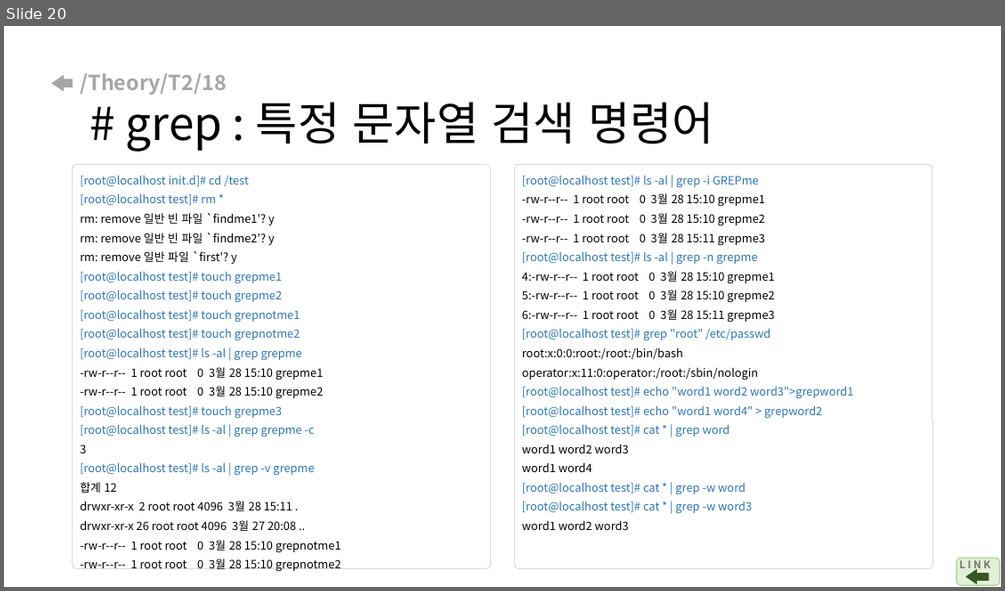
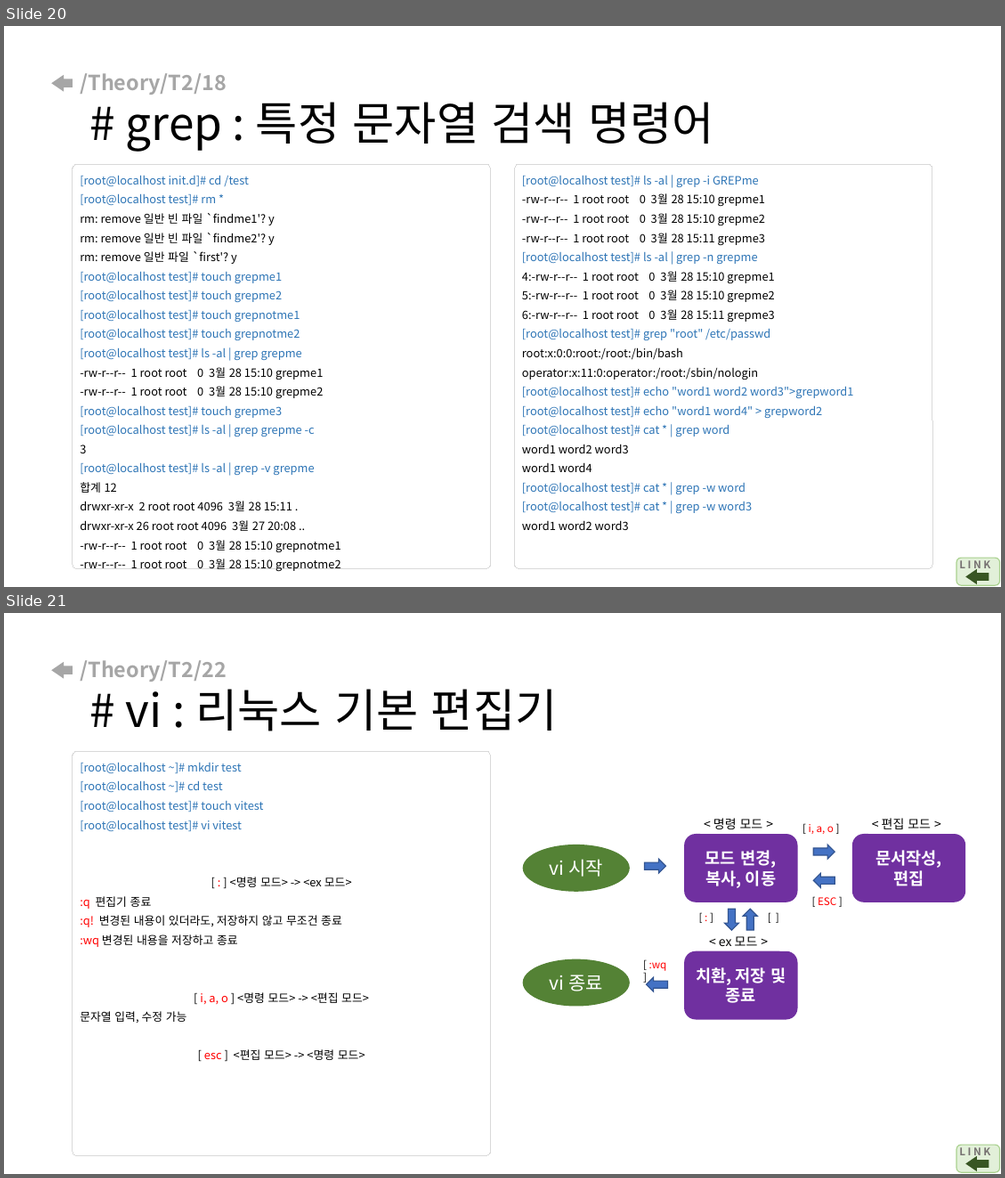
Before and after one commit to arizona95/CyberTraining, a slide deck: Lecture/Cybersecurity_for_national_Defense_23_2/리눅스 명령어.pptx. Shown one above the other, each under a label of ours: slide 20 before the commit, slides 20 and 21 after it. The pictures are 1005x591 and 1005x1178 pixels, drawn with LibreOffice and Linux fonts; fonts in the diff are those of the drawing. Boxes give left, top, right and bottom in pixels: in the first picture for what was removed or moved away, otherwise in the second. Text is boxed around its words. In the diff, an @@ line names an element or a change of style, - is before the commit and + after.

```diff
--- a/Lecture/Cybersecurity_for_national_Defense_23_2/리눅스 명령어.pptx
+++ b/Lecture/Cybersecurity_for_national_Defense_23_2/리눅스 명령어.pptx
@@ slide 21 added at (4,613,1001,1174), background #FFFFFF @@
@@ right arrow added at (51,662,72,679), fill #A6A6A6 @@
@@ title added at (80,660,558,731), 20 pt, text #A6A6A6, bold @@
+/Theory/T2/22
+# vi : 리눅스 기본 편집기
@@ rounded rectangle added at (73,751,491,1155), outline #D9D9D9 0 pt @@
@@ text added at (80,762,369,1060), 11 pt, text #2E75B6 @@
+[root@localhost ~]# mkdir test
+[root@localhost ~]# cd test
+[root@localhost test]# touch vitest
+[root@localhost test]# vi vitest
+[ : ] <명령 모드> -> <ex 모드>
+:q 편집기 종료
+:q! 변경된 내용이 있더라도, 저장하지 않고 무조건 종료
+:wq 변경된 내용을 저장하고 종료
+[ i, a, o ] <명령 모드> -> <편집 모드>
+문자열 입력, 수정 가능
+[ esc ] <편집 모드> -> <명령 모드>
@@ text added at (713,818,763,829), 12 pt, text #000000 @@
+< 명령 모드 >
@@ text added at (809,824,833,834), 10 pt, text #FF0000 @@
+[ i, a, o ]
@@ text added at (882,818,930,829), 12 pt, text #000000 @@
+< 편집 모드 >
@@ ellipse added at (523,844,630,892), fill #548235, 18 pt, text #FFFFFF @@
+vi 시작
@@ rounded rectangle added at (685,834,798,901), fill #7030A0, 16 pt, text #FFFFFF, bold @@
+모드 변경,
+복사, 이동
@@ right arrow added at (813,844,834,859), fill #4472C4, outline #325491 1 pt @@
@@ rounded rectangle added at (852,834,966,901), fill #7030A0, 16 pt, text #FFFFFF, bold @@
+문서작성,
+편집
@@ right arrow added at (645,859,666,873), fill #4472C4, outline #325491 1 pt @@
@@ right arrow added at (813,873,834,887), fill #4472C4, outline #325491 1 pt @@
@@ text added at (817,897,836,905), 10 pt, text #FF0000 @@
+[ ESC ]
@@ text added at (692,908,723,928), 10 pt, text #000000 @@
+[ : ]
@@ right arrow added at (725,908,739,930), fill #4472C4, outline #325491 1 pt @@
@@ right arrow added at (744,908,758,930), fill #4472C4, outline #325491 1 pt @@
@@ text added at (760,908,792,928), 10 pt, text #000000 @@
+[ ]
@@ ellipse added at (523,959,630,1006), fill #548235, 18 pt, text #FFFFFF @@
+vi 종료
@@ rounded rectangle added at (685,951,798,1019), fill #7030A0, 16 pt, text #FFFFFF, bold @@
+치환, 저장 및 종료
@@ text added at (719,936,758,946), 12 pt, text #000000 @@
+< ex 모드 >
@@ right arrow added at (647,977,667,991), fill #4472C4, outline #325491 1 pt @@
@@ text added at (649,962,667,971), 10 pt, text #FF0000 @@
+[ :wq ]
@@ rounded rectangle added at (956,1144,1000,1172), fill #E2F0D9, outline #A9D18E 1 pt @@
@@ text added at (959,1144,990,1159), 10 pt, text #767171, bold @@
+L I N K
@@ right arrow added at (966,1156,989,1171), fill #385723 @@
```
Also in this commit, not shown: 1 other slide added, 22 other files.
